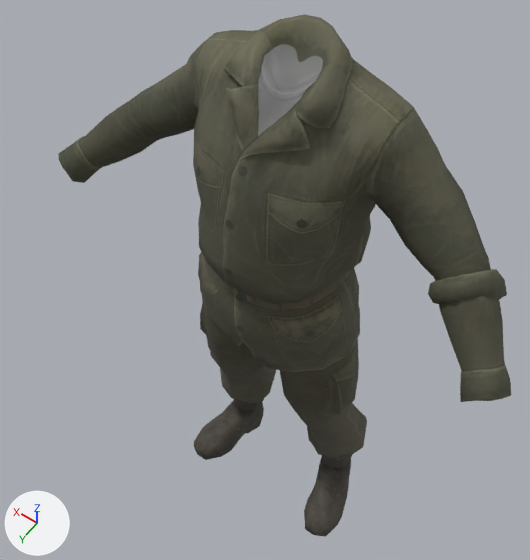
The FBX model Assets/Characters/Armor/FatiguesMale.FBX as it was, and as the next commit left it.
Rendered twice from a camera (50 mm lens) standing at (-1.05, 1.61, 1.23) and looking at (0.15, -0.07, -1.41). Arrows for +X, +Y and +Z are at lower left; the lights stay in place. Where no turn or scale is listed for an object, it has been applied to the vertices.

Names of what the first picture shows: 'Body:0', 'pipboyArm:0', 'pipboysleeve:0'.
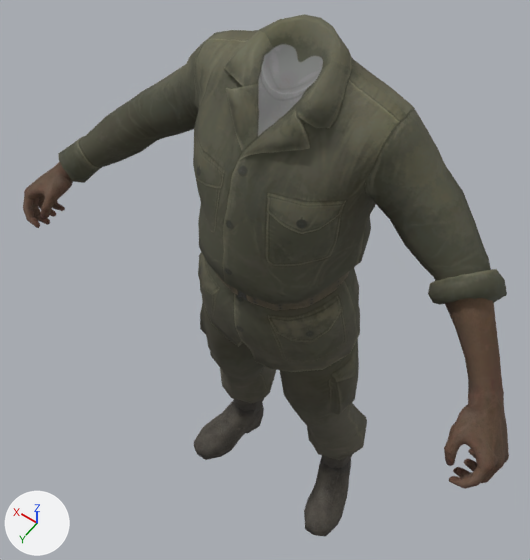
What changed in the scene script:
```text
Add img_basemalehands_d_dds:
    img_basemalehands_d_dds = load_image('basemalehands_d.dds', 'BaseMaleHands_d.DDS', 2048, 2048, 'sRGB')
Add img_basemalebody_d_dds:
    img_basemalebody_d_dds = load_image('basemalebody_d.dds', 'BaseMaleBody_d.DDS', 2048, 2048, 'sRGB')
Add mat_basemalehands3rd_0:
    mat_basemalehands3rd_0 = principled_material('BaseMaleHands3rd:0')
    mat_basemalehands3rd_0.texture = img_basemalehands_d_dds
    mat_basemalehands3rd_0.roughness = 0.859
Add mat_basemalebody_fitted_0:
    mat_basemalebody_fitted_0 = principled_material('BaseMaleBody_Fitted:0')
    mat_basemalebody_fitted_0.texture = img_basemalebody_d_dds
    mat_basemalebody_fitted_0.roughness = 0.859
Add me_mesh_1:
    me_mesh_1.from_pydata(...)  # 2112 vertices, 4190 faces; spans x -1.11..1.11, y 0.12..0.46, z -1.16..-0.85
    me_mesh_1.materials.append(mat_basemalehands3rd_0)  # picture img_basemalehands_d_dds
Add me_mesh_002_1:
    me_mesh_002_1.from_pydata(...)  # 54 vertices, 80 faces; spans x -0.964..-0.654, y -0.102..0.219, z -0.953..-0.675
    me_mesh_002_1.materials.append(mat_basemalebody_fitted_0)  # picture img_basemalebody_d_dds
Remove ob_pipboyarm_0:
    ob_pipboyarm_0 = bpy.data.objects.new('pipboyArm:0', me_mesh_001)
    ob_pipboyarm_0.location = (0.0, 0.0, 0.0)
Add ob_basemalehands3rd_0:
    ob_basemalehands3rd_0 = bpy.data.objects.new('BaseMaleHands3rd:0', me_mesh_1)
    ob_basemalehands3rd_0.location = (0.0, 0.0, 0.0)
Add ob_basemalebody_fitted_0:
    ob_basemalebody_fitted_0 = bpy.data.objects.new('BaseMaleBody_Fitted:0', me_mesh_002_1)
    ob_basemalebody_fitted_0.location = (0.0, 0.0, 0.0)
```

Changed parts and their boxes [x1, y1, x2, y2] in the pictures (530 x 560 px):
'BaseMaleHands3rd:0', added (brown)
    after: [23, 162, 509, 489]
'pipboyArm:0', deleted
    before: [439, 296, 511, 402]
'BaseMaleBody_Fitted:0', added (brown)
    after: [445, 298, 501, 380]
